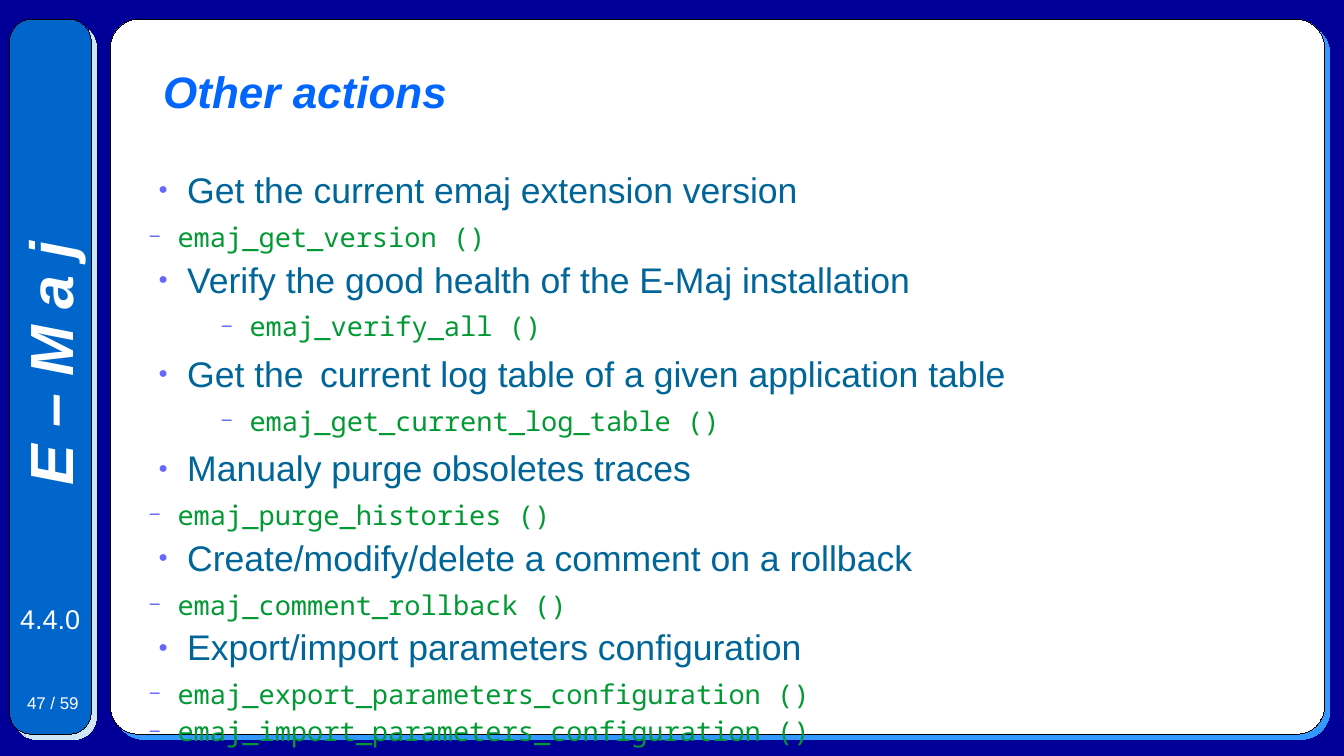
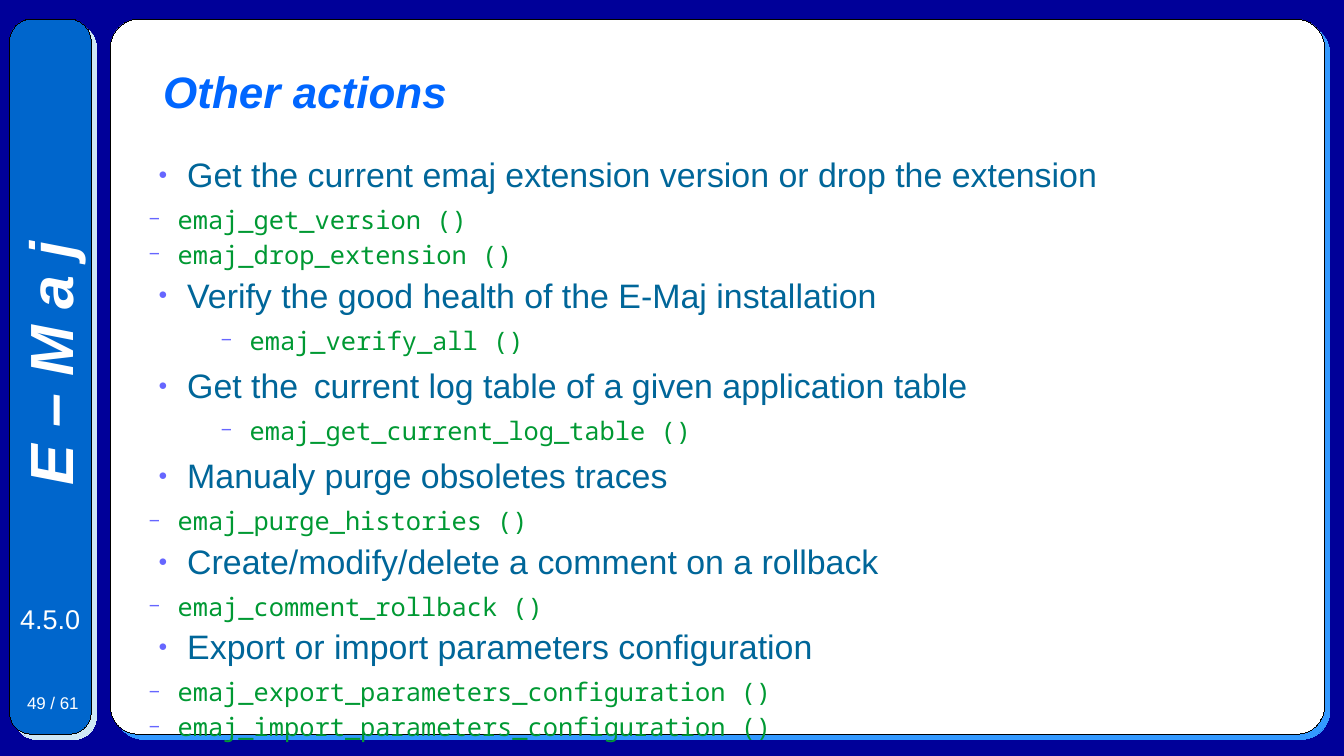
Before and after one commit to beaud76/emaj_doc, a slide deck: slide 49 of Emaj.devel_pres_en.odp (slide 47 before the commit). Drawn at 1344x756 pixels with LibreOffice and Linux fonts; fonts in the diff are those of the drawing. Boxes give left, top, right and bottom in pixels: in the first picture for what was removed or moved away, otherwise in the second. Text is boxed around its words. In the diff, an @@ line names an element or a change of style, - is before the commit and + after.

```diff
--- a/Emaj.devel_pres_en.odp
+++ b/Emaj.devel_pres_en.odp
@@ text "Get the current emaj extension ...": place and size @@
-text "Get the current emaj extension ..." at (178,177,1005,711)
+text "Get the current emaj extension ..." at (178,162,1097,708)
@@ text at (187,162,1097,194): text changed; size 21 to 20 pt @@
-● Get the current emaj extension version
+● Get the current emaj extension version or drop the extension
@@ text at (178,209,967,708): size 16 to 15 pt in "emaj_get_version ()", "emaj_verify_all ()", "emaj_get_current_log_table ()", "emaj_purge_histories ()" and 3 more places; size 21 to 20 pt in "Verify the good health of the E-Maj ...", "Get the current log table of a ...", "Manualy purge obsoletes traces", "Create/modify/delete a comment on a rollback" @@
@@ text at (178,244,467,271): paragraph added @@
+  − emaj_drop_extension ()
@@ text at (20,610,80,630): text changed @@
-4.4.0
+4.5.0
@@ text at (187,634,812,666): text changed; size 21 to 20 pt @@
-● Export/import parameters configuration
+● Export or import parameters configuration
@@ page number at (27,697,79,709): text changed @@
-47 / 59
+49 / 61
```
Also in this commit, not shown: 54 other slides changed, 2 slides added, 6 other files.
